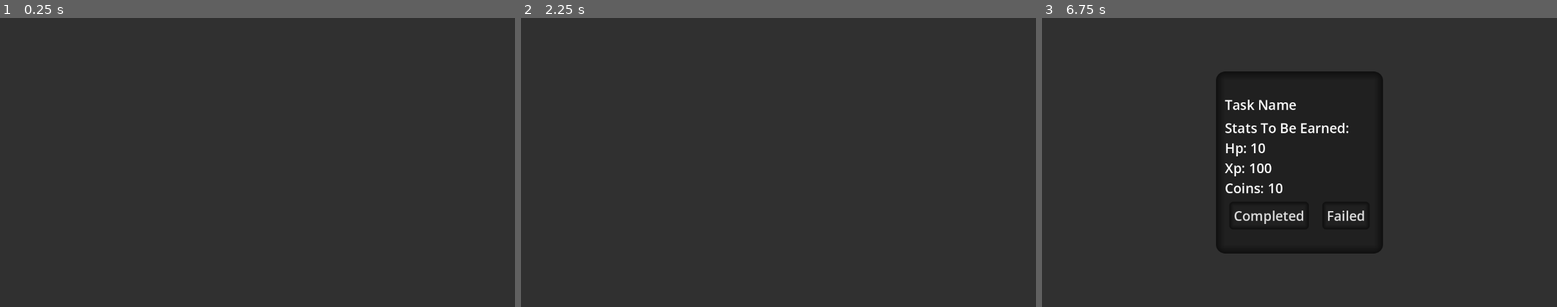
Above: before the commit, frames 1-3 (left to right).
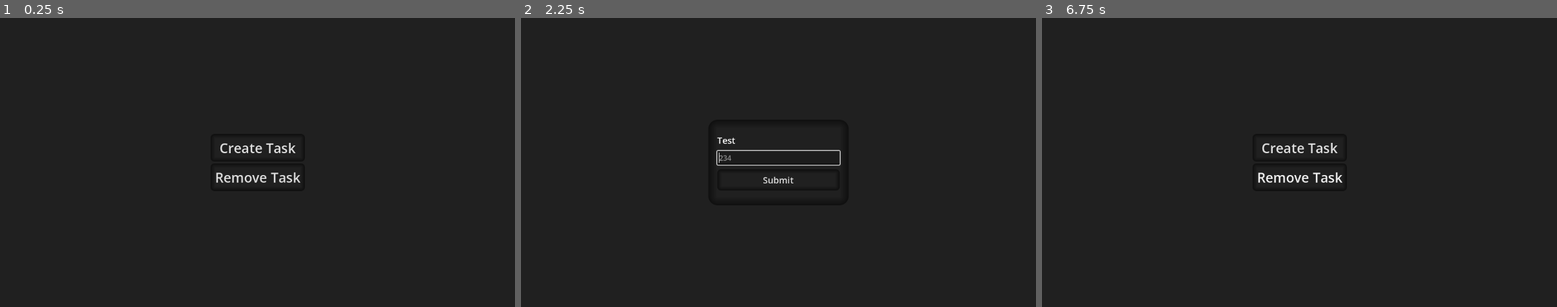
Above: after the commit, the same moments.

Repository: PanotiMihir/to-do-app
Game: Godot game, scene res://Folders/Scenes/main.tscn
The game is run twice, just before and just after one commit, with the same random seed, the same clock (stepped at 60 frames per second) and the same inputs.
Inputs (mouse positions are in pixels of both pictures, inside the frame that each line leads up to):
- Up to frame 1 (0.25 s): no input
- Up to frame 2 (2.25 s): click (778, 148) at 0.5 s, where only the run after the commit has a clickable "Create Task"; click (778, 176) at 1.25 s, where only the run after the commit has a clickable "Remove Task"; click (778, 148) at 2 s, where only the run after the commit has a clickable "Create Task"
- Up to frame 3 (6.75 s): click (1299, 179) at 2.75 s, where only the run after the commit has a clickable "Submit"; click (1299, 176) at 3.5 s, where only the run after the commit has a clickable "Remove Task"; click (1299, 148) at 4.25 s, where only the run after the commit has a clickable "Create Task"; click (1299, 179) at 5 s, where only the run after the commit has a clickable "Submit"; click (1299, 176) at 5.75 s, where only the run after the commit has a clickable "Remove Task"; tap Enter at 6.5 s; tap O (open) at 6.6 s

The runs differ from the first frame. In frame 1, 1.2% of the frame differs, in the area x 40-60%, y 40-60%; in frame 2, 2.2%, in the area x 36-64%, y 35-65%; in frame 3, 1.9%.

Commit message:
Getting inputs from user done. Next task : Add a task system.

Diff:
--- /dev/null
+++ b/Folders/Scenes/Global/save_manager.tscn
@@ -0,0 +1,6 @@
+[gd_scene format=3 uid="uid://be7qhuvx58ue3"]
+
+[ext_resource type="Script" uid="uid://4nvlcyq3qh1p" path="res://Folders/Scripts/save_manager.gd" id="1_7pdd8"]
+
+[node name="SaveManager" type="Node" unique_id=220943688]
+script = ExtResource("1_7pdd8")
--- /dev/null
+++ b/Folders/Scenes/Reusable/input_box.tscn
@@ -0,0 +1,118 @@
+[gd_scene format=3 uid="uid://ca7w4rb0b50g8"]
+
+[ext_resource type="Script" uid="uid://cr15cxticv65s" path="res://Folders/Scripts/input_box.gd" id="1_8mt6b"]
+
+[sub_resource type="StyleBoxFlat" id="StyleBoxFlat_127in"]
+bg_color = Color(0.12712786, 0.12712786, 0.12712777, 1)
+border_width_left = 20
+border_width_top = 20
+border_width_right = 20
+border_width_bottom = 20
+border_color = Color(0.0627451, 0.0627451, 0.0627451, 1)
+border_blend = true
+corner_radius_top_left = 20
+corner_radius_top_right = 20
+corner_radius_bottom_right = 20
+corner_radius_bottom_left = 20
+corner_detail = 20
+
+[sub_resource type="StyleBoxFlat" id="StyleBoxFlat_iuk2x"]
+bg_color = Color(0.1254902, 0.1254902, 0.1254902, 1)
+border_width_left = 10
+border_width_top = 10
+border_width_right = 10
+border_width_bottom = 10
+border_color = Color(0.0627451, 0.0627451, 0.0627451, 1)
+border_blend = true
+corner_radius_top_left = 8
+corner_radius_top_right = 8
+corner_radius_bottom_right = 8
+corner_radius_bottom_left = 8
+
+[sub_resource type="StyleBoxFlat" id="StyleBoxFlat_s2c0j"]
+bg_color = Color(0.06666667, 0.06666667, 0.06666667, 1)
+border_width_left = 10
+border_width_top = 10
+border_width_right = 10
+border_width_bottom = 10
+border_color = Color(0, 0, 0, 1)
+border_blend = true
+corner_radius_top_left = 8
+corner_radius_top_right = 8
+corner_radius_bottom_right = 8
+corner_radius_bottom_left = 8
+
+[sub_resource type="StyleBoxFlat" id="StyleBoxFlat_ylavd"]
+bg_color = Color(0.1254902, 0.1254902, 0.1254902, 1)
+border_width_left = 10
+border_width_top = 10
+border_width_right = 10
+border_width_bottom = 10
+border_color = Color(0.0627451, 0.0627451, 0.0627451, 1)
+border_blend = true
+corner_radius_top_left = 8
+corner_radius_top_right = 8
+corner_radius_bottom_right = 8
+corner_radius_bottom_left = 8
+
+[node name="InputBox" type="Control" unique_id=98223208]
+layout_mode = 3
+anchors_preset = 15
+anchor_right = 1.0
+anchor_bottom = 1.0
+grow_horizontal = 2
+grow_vertical = 2
+script = ExtResource("1_8mt6b")
+
+[node name="Panel" type="Panel" parent="." unique_id=2022273485]
+layout_mode = 1
+anchors_preset = 8
+anchor_left = 0.5
+anchor_top = 0.5
+anchor_right = 0.5
+anchor_bottom = 0.5
+offset_left = -157.0
+offset_top = -96.0
+offset_right = 157.0
+offset_bottom = 96.0
+grow_horizontal = 2
+grow_vertical = 2
+theme_override_styles/panel = SubResource("StyleBoxFlat_127in")
+
+[node name="MarginContainer" type="MarginContainer" parent="Panel" unique_id=1641271733]
+layout_mode = 1
+anchors_preset = 15
+anchor_right = 1.0
+anchor_bottom = 1.0
+grow_horizontal = 2
+grow_vertical = 2
+theme_override_constants/margin_left = 20
+theme_override_constants/margin_top = 20
+theme_override_constants/margin_right = 20
+theme_override_constants/margin_bottom = 20
+
+[node name="VBoxContainer" type="VBoxContainer" parent="Panel/MarginContainer" unique_id=1142114260]
+layout_mode = 2
+theme_override_constants/separation = 10
+alignment = 1
+
+[node name="Label" type="Label" parent="Panel/MarginContainer/VBoxContainer" unique_id=810649610]
+layout_mode = 2
+theme_override_font_sizes/font_size = 20
+text = "Label Here"
+
+[node name="LineEdit" type="LineEdit" parent="Panel/MarginContainer/VBoxContainer" unique_id=90040147]
+layout_mode = 2
+placeholder_text = "Place HolderText"
+
+[node name="Submit" type="Button" parent="Panel/MarginContainer/VBoxContainer" unique_id=659959028]
+layout_mode = 2
+theme_override_font_sizes/font_size = 20
+theme_override_styles/normal = SubResource("StyleBoxFlat_iuk2x")
+theme_override_styles/pressed = SubResource("StyleBoxFlat_s2c0j")
+theme_override_styles/hover = SubResource("StyleBoxFlat_ylavd")
+text = "Submit
+"
+
+[connection signal="text_submitted" from="Panel/MarginContainer/VBoxContainer/LineEdit" to="." method="_on_line_edit_text_submitted"]
+[connection signal="pressed" from="Panel/MarginContainer/VBoxContainer/Submit" to="." method="_on_submit_pressed"]
--- /dev/null
+++ b/Folders/Scenes/task_manager.tscn
@@ -0,0 +1,93 @@
+[gd_scene format=3 uid="uid://byjb6obv63v6v"]
+
+[ext_resource type="Script" uid="uid://cqcysrai1nc7f" path="res://Folders/Scripts/task_manager.gd" id="1_preww"]
+
+[sub_resource type="StyleBoxFlat" id="StyleBoxFlat_ig2nt"]
+bg_color = Color(0.1254902, 0.1254902, 0.1254902, 1)
+border_width_left = 10
+border_width_top = 10
+border_width_right = 10
+border_width_bottom = 10
+border_color = Color(0.0627451, 0.0627451, 0.0627451, 1)
+border_blend = true
+corner_radius_top_left = 8
+corner_radius_top_right = 8
+corner_radius_bottom_right = 8
+corner_radius_bottom_left = 8
+
+[sub_resource type="StyleBoxFlat" id="StyleBoxFlat_wmlaj"]
+bg_color = Color(0.06666667, 0.06666667, 0.06666667, 1)
+border_width_left = 10
+border_width_top = 10
+border_width_right = 10
+border_width_bottom = 10
+border_color = Color(0, 0, 0, 1)
+border_blend = true
+corner_radius_top_left = 8
+corner_radius_top_right = 8
+corner_radius_bottom_right = 8
+corner_radius_bottom_left = 8
+
+[sub_resource type="StyleBoxFlat" id="StyleBoxFlat_rpu23"]
+bg_color = Color(0.1254902, 0.1254902, 0.1254902, 1)
+border_width_left = 10
+border_width_top = 10
+border_width_right = 10
+border_width_bottom = 10
+border_color = Color(0.0627451, 0.0627451, 0.0627451, 1)
+border_blend = true
+corner_radius_top_left = 8
+corner_radius_top_right = 8
+corner_radius_bottom_right = 8
+corner_radius_bottom_left = 8
+
+[node name="TaskManager" type="Control" unique_id=314810150]
+layout_mode = 3
+anchors_preset = 15
+anchor_right = 1.0
+anchor_bottom = 1.0
+grow_horizontal = 2
+grow_vertical = 2
+script = ExtResource("1_preww")
+
+[node name="ColorRect" type="ColorRect" parent="." unique_id=533738221]
+layout_mode = 1
+anchors_preset = 15
+anchor_right = 1.0
+anchor_bottom = 1.0
+grow_horizontal = 2
+grow_vertical = 2
+color = Color(0.1254902, 0.1254902, 0.1254902, 1)
+
+[node name="VBoxContainer" type="VBoxContainer" parent="ColorRect" unique_id=396156835]
+layout_mode = 1
+anchors_preset = 8
+anchor_left = 0.5
+anchor_top = 0.5
+anchor_right = 0.5
+anchor_bottom = 0.5
+offset_left = -20.0
+offset_top = -20.0
+offset_right = 20.0
+offset_bottom = 20.0
+grow_horizontal = 2
+grow_vertical = 2
+
+[node name="Create" type="Button" parent="ColorRect/VBoxContainer" unique_id=1986898933]
+layout_mode = 2
+theme_override_font_sizes/font_size = 30
+theme_override_styles/normal = SubResource("StyleBoxFlat_ig2nt")
+theme_override_styles/pressed = SubResource("StyleBoxFlat_wmlaj")
+theme_override_styles/hover = SubResource("StyleBoxFlat_rpu23")
+text = "Create Task"
+
+[node name="Remove" type="Button" parent="ColorRect/VBoxContainer" unique_id=641786230]
+layout_mode = 2
+theme_override_font_sizes/font_size = 30
+theme_override_styles/normal = SubResource("StyleBoxFlat_ig2nt")
+theme_override_styles/pressed = SubResource("StyleBoxFlat_wmlaj")
+theme_override_styles/hover = SubResource("StyleBoxFlat_rpu23")
+text = "Remove Task"
+
+[connection signal="pressed" from="ColorRect/VBoxContainer/Create" to="." method="_on_create_pressed"]
+[connection signal="pressed" from="ColorRect/VBoxContainer/Remove" to="." method="_on_remove_pressed"]
--- /dev/null
+++ b/Folders/Scripts/input_box.gd
@@ -0,0 +1,41 @@
+extends Control
+
+@onready var line_edit = $Panel/MarginContainer/VBoxContainer/LineEdit
+@onready var card_label = $Panel/MarginContainer/VBoxContainer/Label
+
+signal submitted(text : String)
+
+var label : String = "None"
+var placeholdertext : String = "None"
+
+func get_text() -> String:
+	return line_edit.text
+
+func setup(new_label : String, new_place_holder : String):
+	label = new_label
+	placeholdertext = new_place_holder
+
+	pop()
+
+func pop():
+	card_label.text = label
+	line_edit.placeholder_text = placeholdertext
+
+	await get_tree().process_frame
+
+	line_edit.grab_focus()
+
+func submit():
+	var text = line_edit.text
+
+	Global.popup_open = false
+
+	submitted.emit(text)
+
+	queue_free()
+
+func _on_submit_pressed() -> void:
+	submit()
+
+func _on_line_edit_text_submitted(_new_text: String) -> void:
+	submit()
--- a/Folders/Scripts/main.gd
+++ b/Folders/Scripts/main.gd
@@ -1,13 +1,8 @@
 extends Control
 
-var popup = preload("res://Folders/Scenes/Reusable/card.tscn")
+var task_manager = preload("res://Folders/Scenes/task_manager.tscn")
 
 func _ready() -> void:
 	Global.popup_open = false
-
-# Called every frame. 'delta' is the elapsed time since the previous frame.
-func _process(delta: float) -> void:
-	if Input.is_action_just_pressed("open"):
-		if Global.popup_open == false:
-			var instance = popup.instantiate()
-			add_child(instance)
+	var temp = task_manager.instantiate()
+	add_child(temp)
--- a/Folders/Scripts/main_game.gd
+++ /dev/null
@@ -1,11 +0,0 @@
-extends Node2D
-
-
-# Called when the node enters the scene tree for the first time.
-func _ready() -> void:
-	pass # Replace with function body.
-
-
-# Called every frame. 'delta' is the elapsed time since the previous frame.
-func _process(delta: float) -> void:
-	pass
--- /dev/null
+++ b/Folders/Scripts/save_manager.gd
@@ -0,0 +1,43 @@
+extends Node
+
+const SAVE_LOCATION = "user://GameData/"
+
+func save_data(file_name, data : Dictionary):
+	DirAccess.make_dir_recursive_absolute(SAVE_LOCATION)
+
+	var path = SAVE_LOCATION + file_name + ".json"
+
+	var file = FileAccess.open(path, FileAccess.WRITE)
+
+	if file == null:
+		print("Error opening the file ", file_name, ". Error from save_manager.")
+		return
+
+	var string = JSON.stringify(data)
+
+	file.store_string(string)
+
+	file.close()
+
+func load_data(file_name, default_data : Dictionary) -> Dictionary:
+	var path = SAVE_LOCATION + file_name + ".json"
+
+	if not FileAccess.file_exists(path):
+		return default_data
+
+	var file = FileAccess.open(path, FileAccess.READ)
+
+	if file == null:
+		print("Could not read the file ", file_name, ". Error from save_manager.")
+		return default_data
+
+	var contents = file.get_as_text()
+
+	file.close()
+
+	var data = JSON.parse_string(contents)
+
+	if data == null:
+		return default_data
+
+	return data
--- /dev/null
+++ b/Folders/Scripts/task_manager.gd
@@ -0,0 +1,21 @@
+extends Control
+
+var popup = preload("res://Folders/Scenes/Reusable/input_box.tscn")
+
+func get_task_details():
+	var input_box = popup.instantiate()
+
+	add_child(input_box)
+
+	input_box.setup("Test", "234")
+
+	var text = await input_box.submitted
+
+	return text
+
+func _on_create_pressed() -> void:
+	print(await get_task_details())
+
+
+func _on_remove_pressed() -> void:
+	pass # Replace with function body.
--- a/project.godot
+++ b/project.godot
@@ -18,6 +18,7 @@
 [autoload]
 
 Global="*uid://b7k55183evc0h"
+SaveManager="*uid://be7qhuvx58ue3"
 
 [input]
 
Renamed: Folders/Scenes/global.tscn -> Folders/Scenes/Global/global.tscn
Not shown, added: Folders/Scripts/input_box.gd.uid
Not shown, removed: Folders/Scripts/main_game.gd.uid
Not shown, added: Folders/Scripts/save_manager.gd.uid
Not shown, added: Folders/Scripts/task_manager.gd.uid
